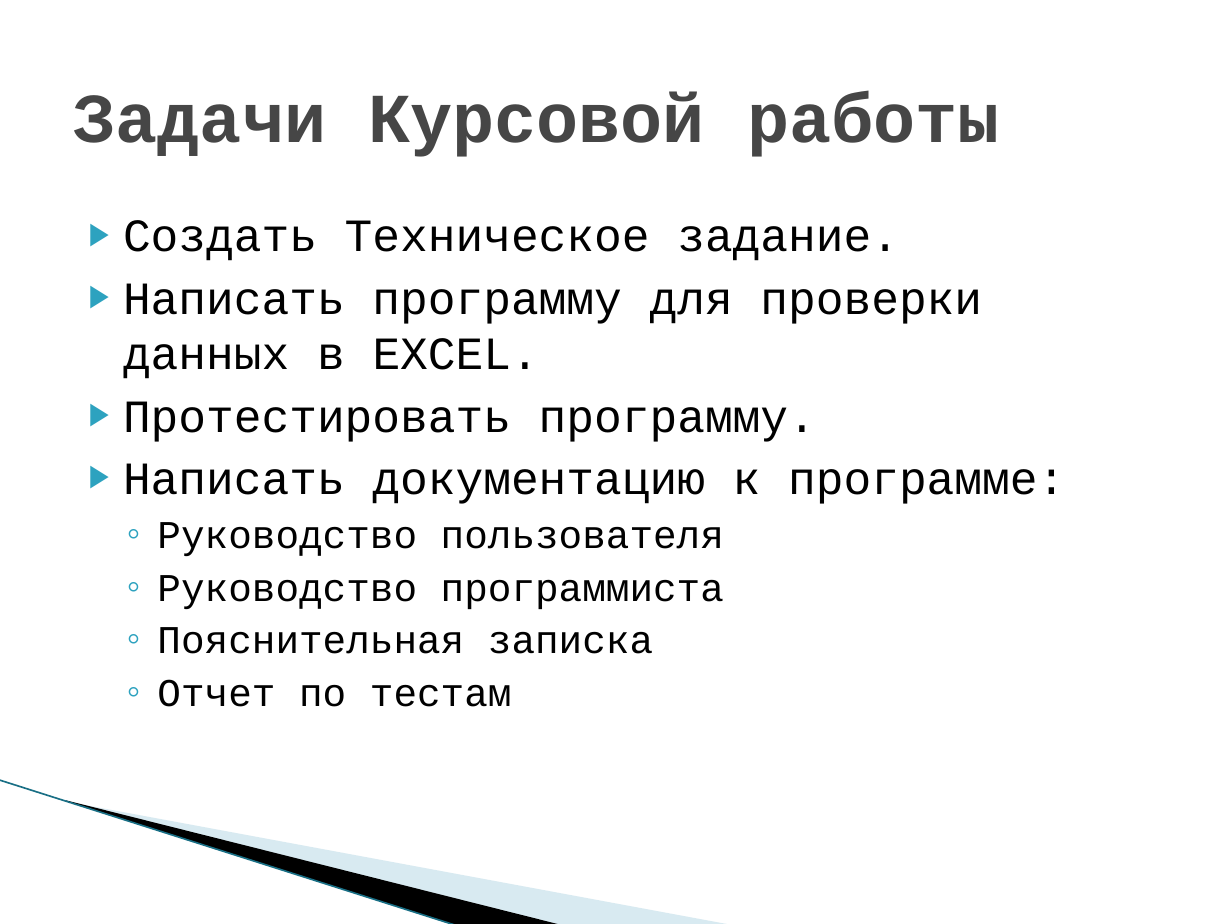
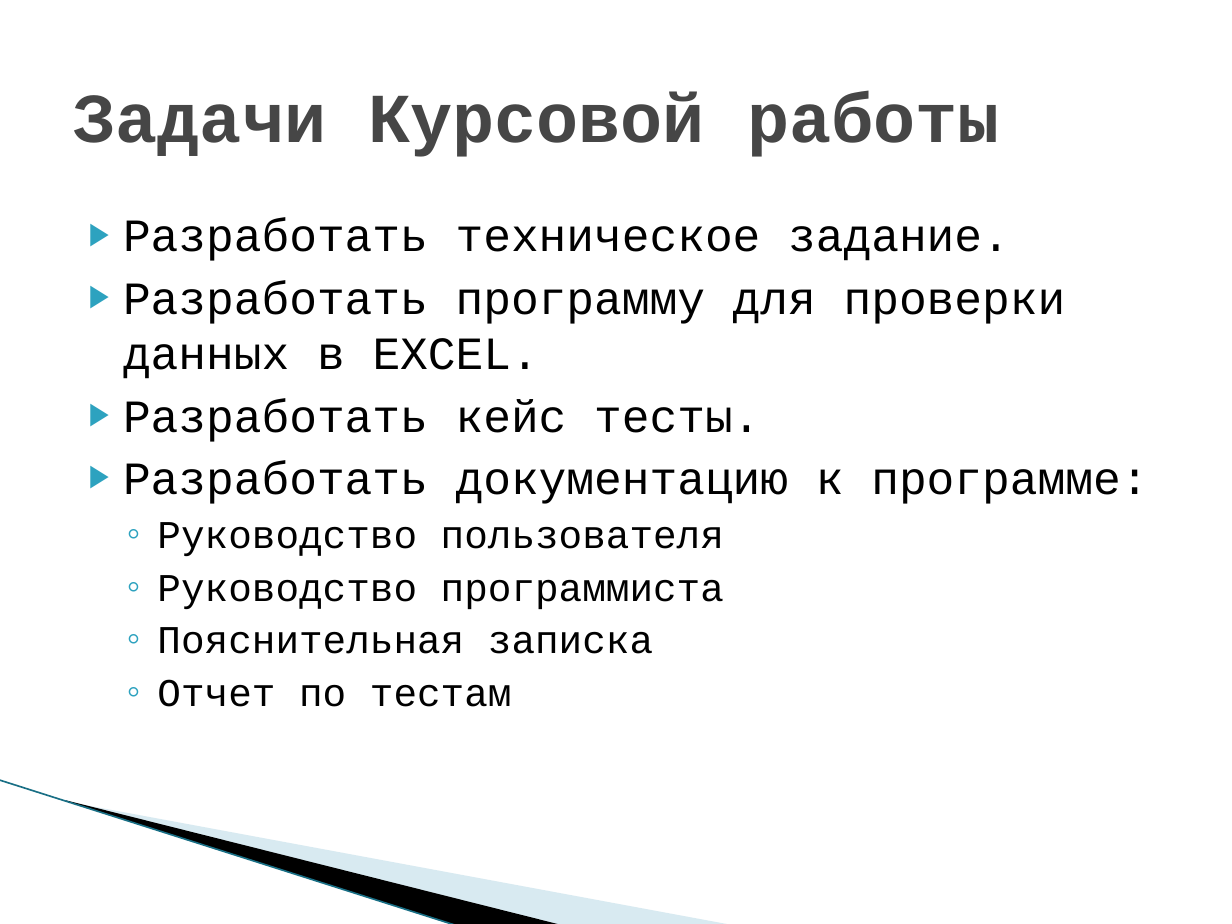
Before and after one commit to Course-and-Co/Excel-and-Cisharp, a slide deck: slide 3 of Презентация.pptx. Drawn at 1232x924 pixels with LibreOffice and Linux fonts; fonts in the diff are those of the drawing; background and template pictures are left out. Boxes give left, top, right and bottom in pixels: in the first picture for what was removed or moved away, otherwise in the second. Text is boxed around its words. In the diff, an @@ line names an element or a change of style, - is before the commit and + after.

```diff
--- a/Презентация.pptx
+++ b/Презентация.pptx
@@ text at (123,218,1148,504): text changed @@
-▶ Создать Техническое задание.
-▶ Написать программу для проверки данных в EXCEL.
-▶ Протестировать программу.
-▶ Написать документацию к программе:
+▶ Разработать техническое задание.
+▶ Разработать программу для проверки данных в EXCEL.
+▶ Разработать кейс тесты.
+▶ Разработать документацию к программе:
```
Also in this commit, not shown: 8 other slides changed, 3 slides added, 5 other files.
